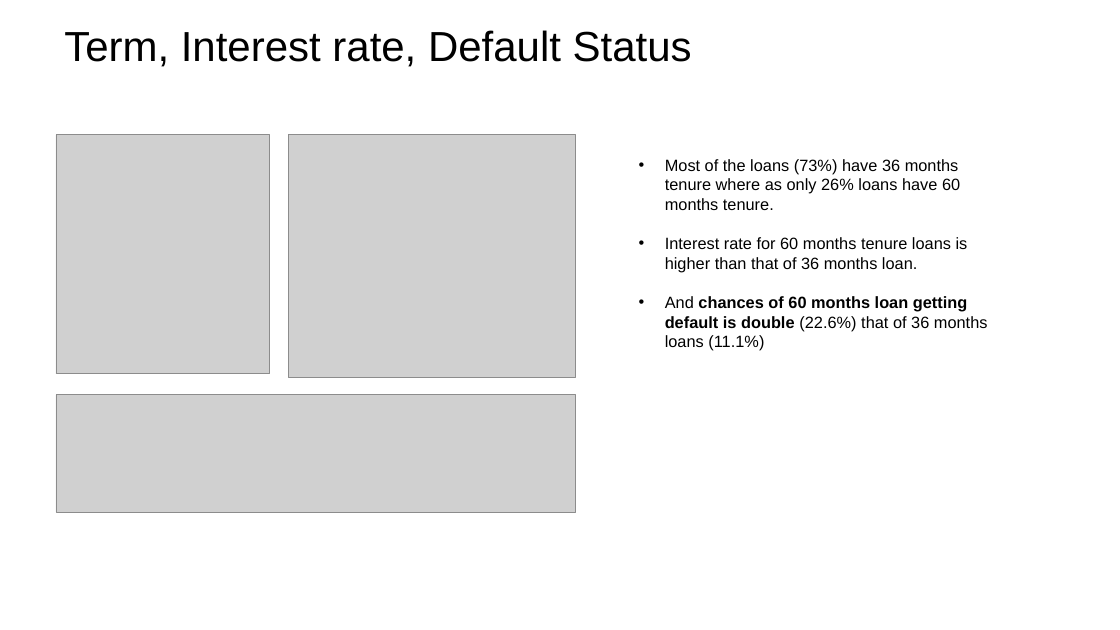
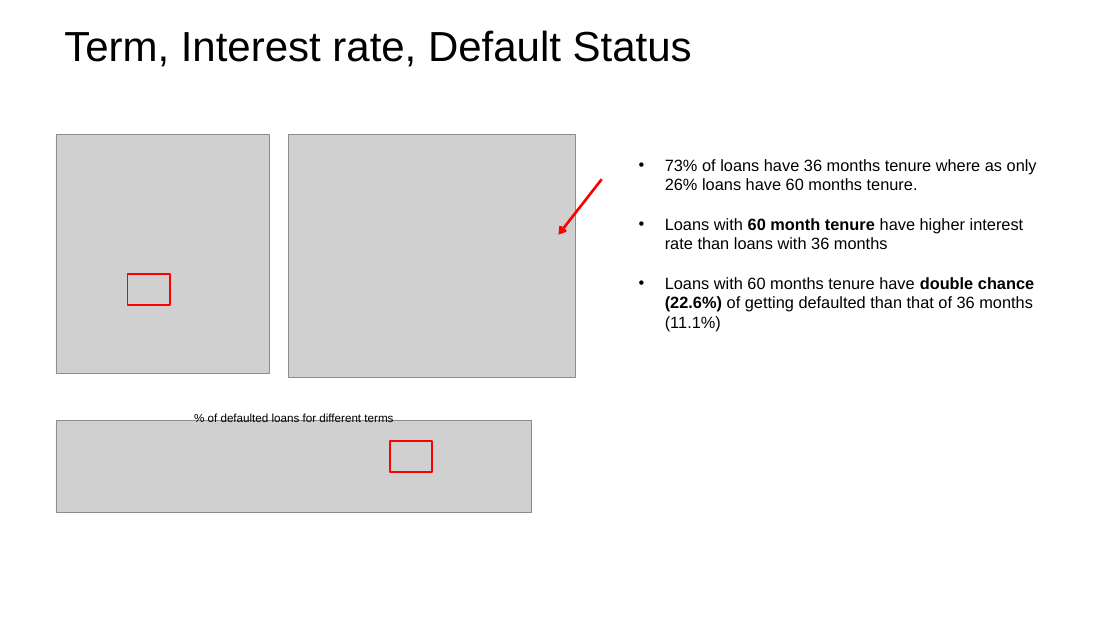
Before and after one commit to irish-luong/LandingClubCaseStudy, a slide deck: slide 6 of lending_club_case_study.pptx (slide 7 before the commit). Drawn at 1120x630 pixels with LibreOffice and Linux fonts; fonts in the diff are those of the drawing; grey boxes stand for pictures; background and template pictures are left out. Boxes give left, top, right and bottom in pixels: in the first picture for what was removed or moved away, otherwise in the second. Text is boxed around its words. In the diff, an @@ line names an element or a change of style, - is before the commit and + after.

```diff
--- a/lending_club_case_study.pptx
+++ b/lending_club_case_study.pptx
@@ arrow added from (602, 179) to (559, 234), #FF0000 2.25 pt @@
@@ text at [665, 159, 1037, 331]: text changed @@
-• Most of the loans (73%) have 36 months tenure where as only 26% loans have 60 months tenure.
-• Interest rate for 60 months tenure loans is higher than that of 36 months loan.
-• And chances of 60 months loan getting default is double (22.6%) that of 36 months loans (11.1%)
+• 73% of loans have 36 months tenure where as only 26% loans have 60 months tenure.
+• Loans with 60 month tenure have higher interest rate than loans with 36 months
+• Loans with 60 months tenure have double chance (22.6%) of getting defaulted than that of 36 months (11.1%)
@@ rectangle added at [128, 274, 170, 305], outline #FF0000 1.5 pt @@
@@ text added at [208, 413, 393, 422], 10 pt, text #000000 @@
+% of defaulted loans for different terms
@@ picture: place and size @@
-picture at [56, 395, 576, 513]
+picture at [56, 420, 532, 513]
@@ rectangle added at [390, 441, 432, 472], outline #FF0000 1.5 pt @@
```
Also in this commit, not shown: 12 other slides changed, 1 slide added, 1 slide removed.
